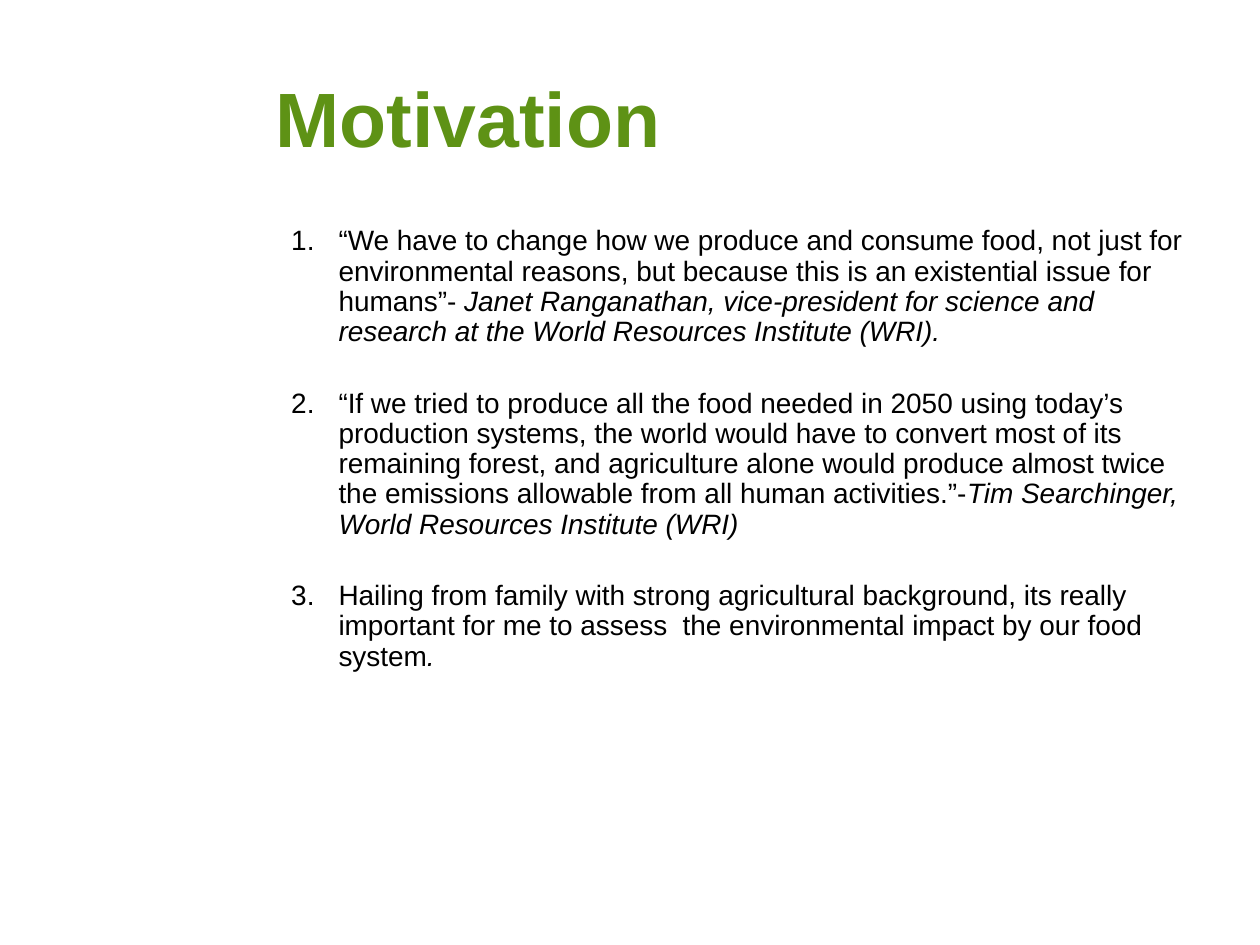
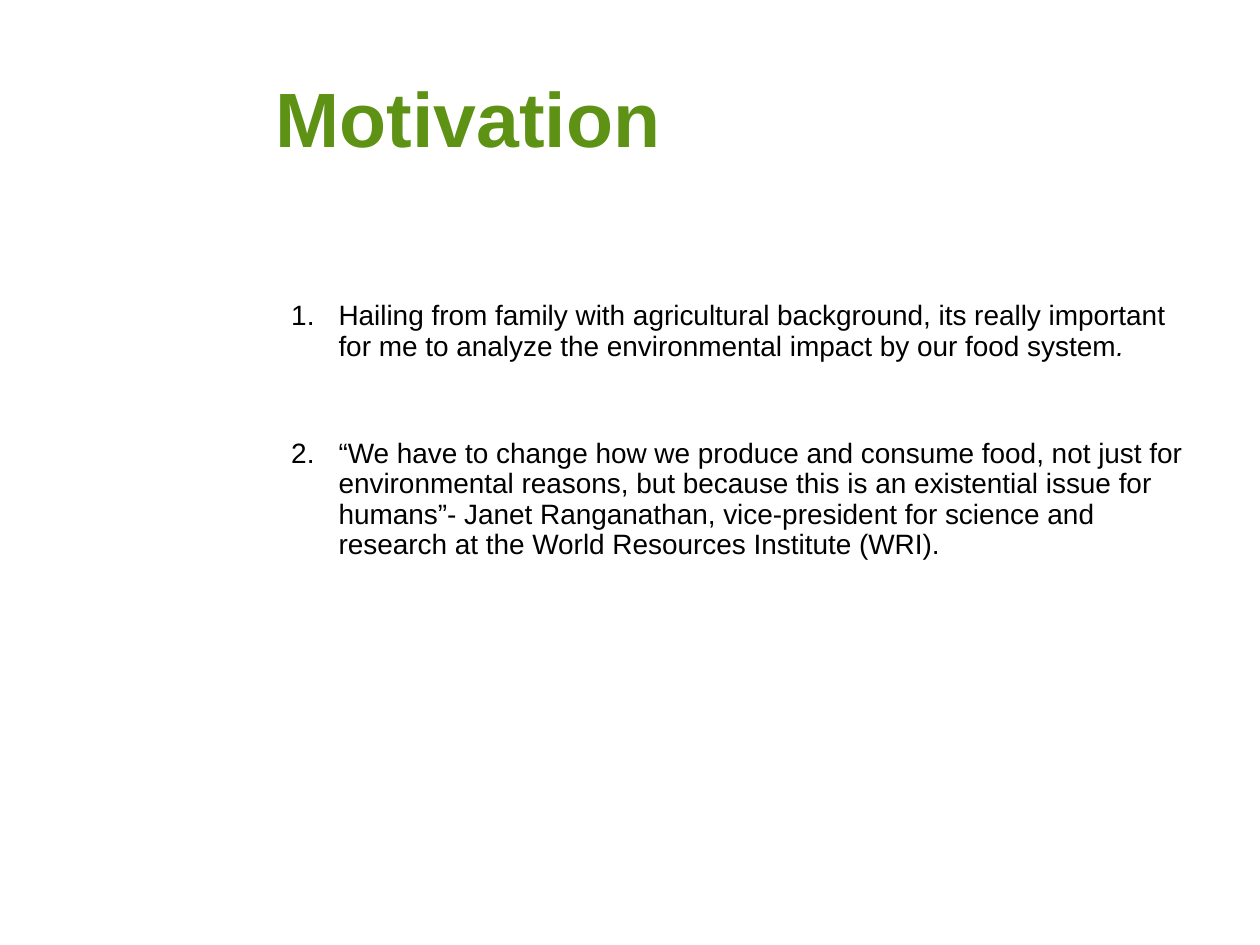
Before and after one commit to vnirmaladevi/Greenhouse-Gas-Emission-by-Food-System, a slide deck: slide 2 of Presentation/Greenhouse Gas Emission by Food System.pptx. Drawn at 1260x945 pixels with LibreOffice and Linux fonts; fonts in the diff are those of the drawing; background and template pictures are left out. Boxes give left, top, right and bottom in pixels: in the first picture for what was removed or moved away, otherwise in the second. Text is boxed around its words. In the diff, an @@ line names an element or a change of style, - is before the commit and + after.

```diff
--- a/Presentation/Greenhouse Gas Emission by Food System.pptx
+++ b/Presentation/Greenhouse Gas Emission by Food System.pptx
@@ text at (339,304,1165,361): paragraph added @@
+1. Hailing from family with agricultural background, its really important for me to analyze the environmental impact by our food system.
@@ text at (339,392,1178,671): paragraphs removed @@
-2. “If we tried to produce all the food needed in 2050 using today’s production systems, the world would have to convert most of its remaining forest, and agriculture alone would produce almost twice the emissions allowable from all human activities.”-Tim Searchinger, World Resources Institute (WRI)
-3. Hailing from family with strong agricultural background, its really important for me to assess the environmental impact by our food system.
@@ text at (339,442,1182,559): italic off in "Janet Ranganathan, vice-president for science and research ..." @@
```
Also in this commit, not shown: 1 other slide changed, 1 slide added, 1 other file.
